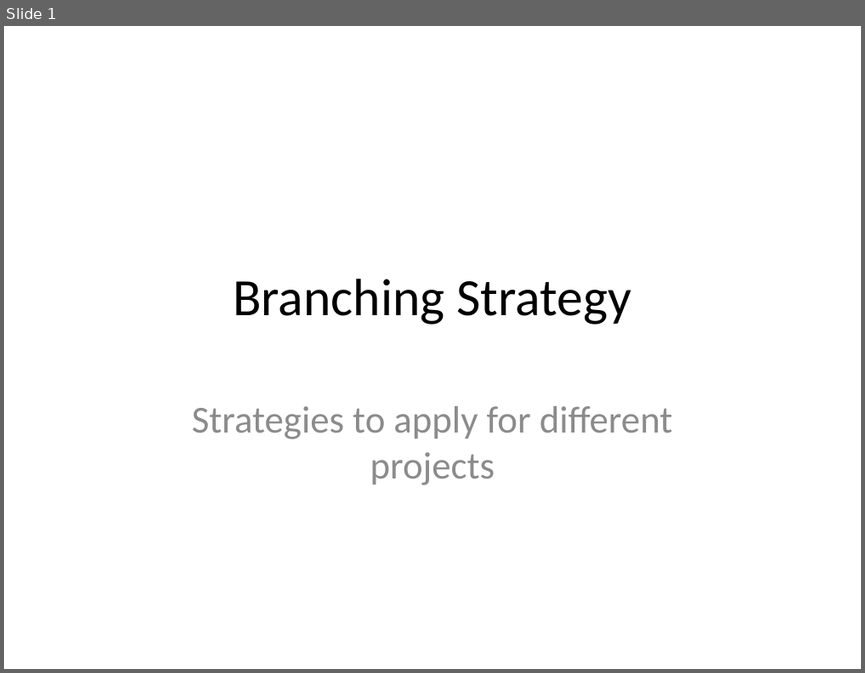
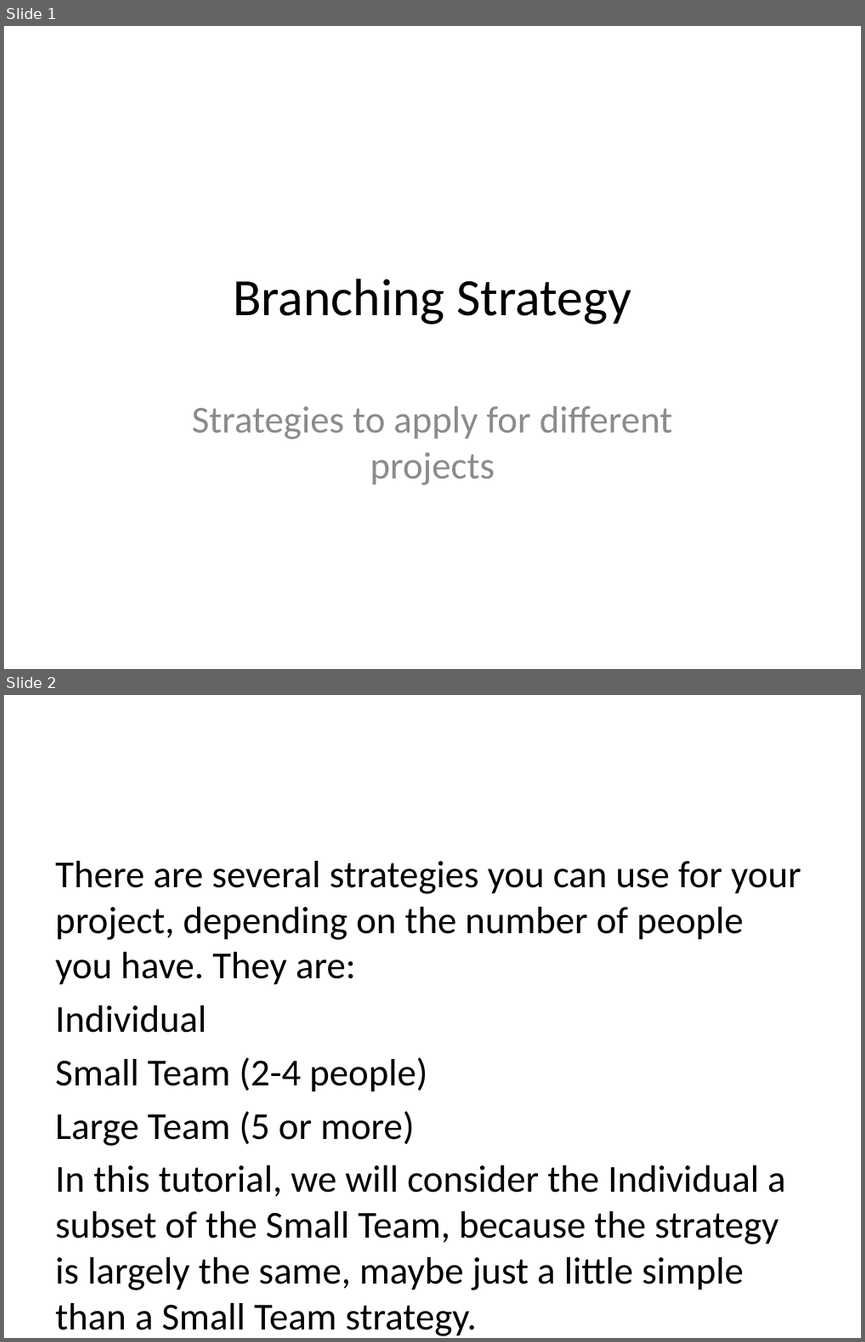
Before and after one commit to JaceTan/programming-notes, a slide deck: Branching Strategy (Basic).pptx. Shown one above the other, each under a label of ours: slide 1 before the commit, slides 1 and 2 after it. The pictures are 865x673 and 865x1342 pixels, drawn with LibreOffice and Linux fonts; fonts in the diff are those of the drawing. Boxes give left, top, right and bottom in pixels: in the first picture for what was removed or moved away, otherwise in the second. Text is boxed around its words. In the diff, an @@ line names an element or a change of style, - is before the commit and + after.

```diff
--- a/Branching Strategy (Basic).pptx
+++ b/Branching Strategy (Basic).pptx
@@ slide 2 added at (4, 695, 861, 1338), background #FFFFFF @@
@@ text added at (55, 861, 801, 1330), 32 pt, text #000000 @@
+There are several strategies you can use for your project, depending on the number of people you have. They are:
+Individual
+Small Team (2-4 people)
+Large Team (5 or more)
+In this tutorial, we will consider the Individual a subset of the Small Team, because the strategy is largely the same, maybe just a little simple than a Small Team strategy.
```
Also in this commit, not shown: 1 other slide added, 2 slides removed, 3 other files.
